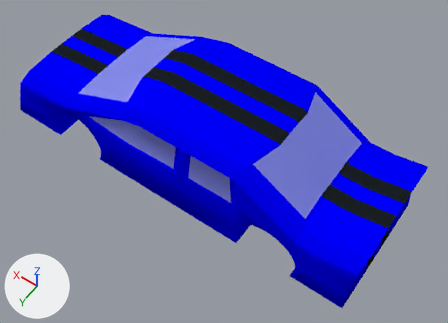
What one commit did to the Blender file Blender Models/Car1.blend.
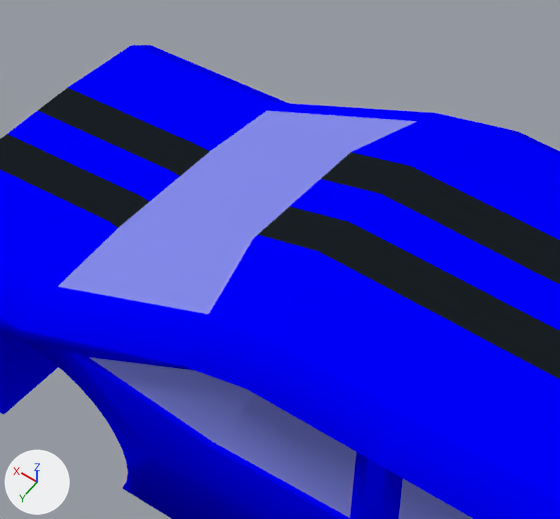
Each version appears first whole from a 50 mm camera at (-7.06, 9.46, 14.12) aimed at (-0.61, 0.43, -0.06), and next in a close-up on the part from 13% to 54% of the width and 0% to 52% of the height. The axes (+X, +Y, +Z) are drawn at lower left. The lights are the same throughout.

Script lines for the objects in view, before the commit:
```python
me_cube = bpy.data.meshes.new('Cube')
me_cube.from_pydata(...)  # 464 vertices, 352 faces; spans x -1.13..1.3, y -1.0..1.01, z -1.0..2.35
me_cube.polygons.foreach_set('use_smooth', [True] * 352)
# faces by material slot: [300, 16, 36]
me_cube.materials.append(mat_base)  # blue #0000ff
me_cube.materials.append(mat_glass)  # blue #8389e7
me_cube.materials.append(mat_black)  # black #191f23
ob_cube = bpy.data.objects.new('Cube', me_cube)
ob_cube.location = (0.0, 0.0, 0.0)
ob_cube.scale = (5.0, 2.0, 1.0)
_m = ob_cube.modifiers.new('Bevel', 'BEVEL')
_m.limit_method = 'NONE'
_m.spread = 0.0
```
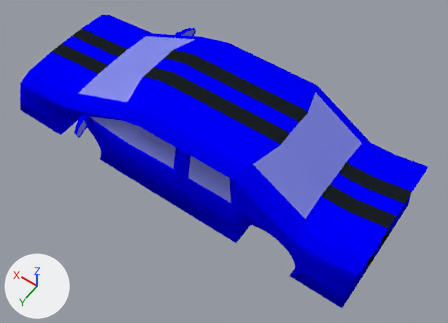
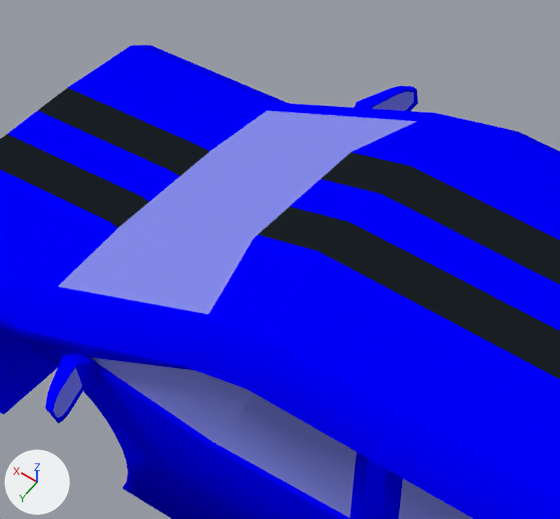
Where the change shows, as pixel boxes (x1, y1, x2, y2) in the close-ups (560 x 519 px):
part 1 of me_cube, added (blue): after (45, 354, 99, 424)
part 2 of me_cube, added (blue): after (354, 86, 418, 111)

The change, as a list of edits to the scene's bpy script:
```text
Add mat_glass_001:
    mat_glass_001 = diffuse_material('Glass.001')
    mat_glass_001.base_color = (0.226, 0.252, 0.8)  # blue #8389e7
Add mat_base_001:
    mat_base_001 = diffuse_material('Base.001')
    mat_base_001.base_color = (0.0, 0.0, 1.0)  # blue #0000ff
Change me_cube:
    used by ob_cube; location = (0.0, 0.0, 0.0); scale = (5.0, 2.0, 1.0)
    remove me_cube.from_pydata(...)  # 464 vertices, 352 faces; spans x -1.13..1.3, y -1.0..1.01, z -1.0..2.35
    add me_cube.from_pydata(...)  # 544 vertices, 428 faces; spans x -1.13..1.3, y -1.35..1.37, z -1.0..2.35
    me_cube part 1: a new loose piece of 40 vertices spanning x 0.55..0.62, y 1.0..1.37, z 0.78..1.11
    me_cube part 2: a new loose piece of 40 vertices spanning x 0.55..0.62, y -1.35..-0.99, z 0.78..1.11
    add me_cube.materials.append(mat_base_001)  # blue #0000ff
    add me_cube.materials.append(mat_glass_001)  # blue #8389e7
```
